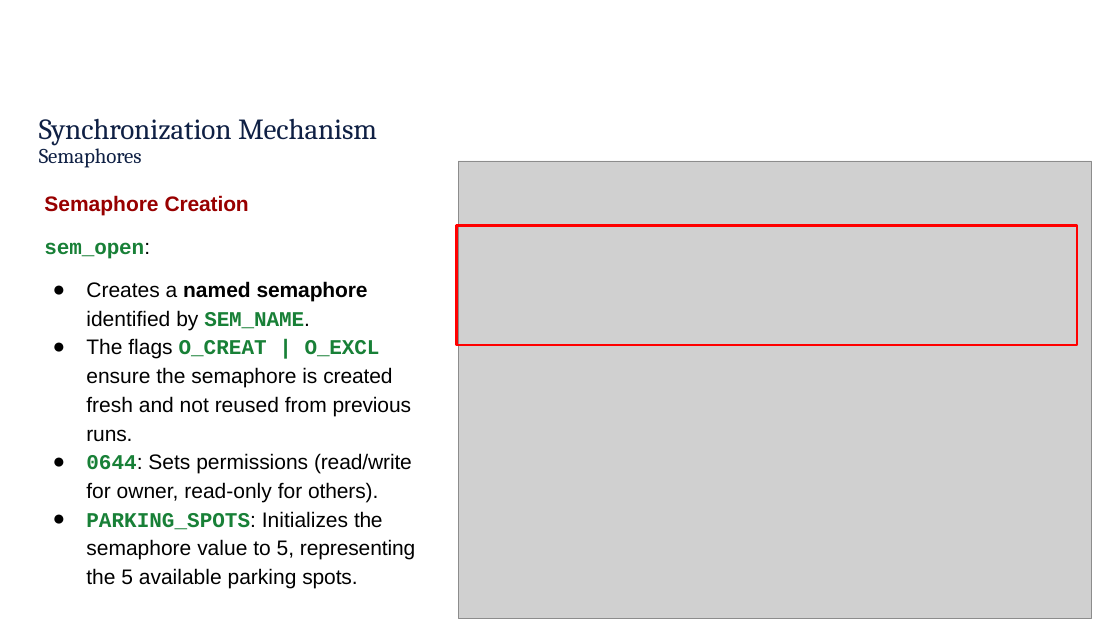
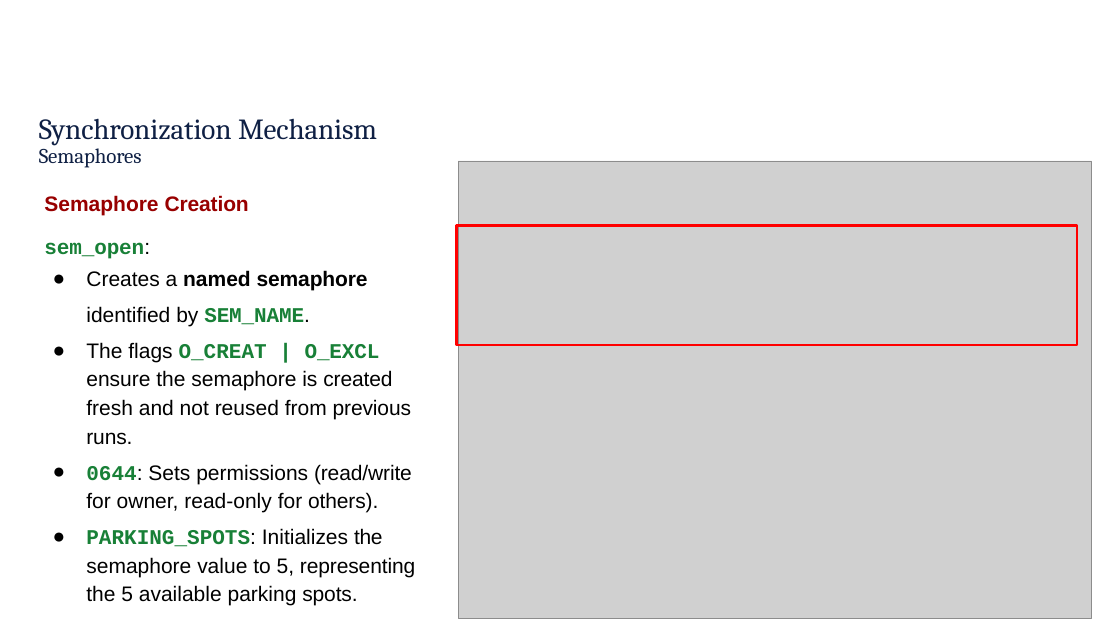
Before and after one commit to rbjohns8/CSC362-Spring-2026, a slide deck: slide 30 of Lecture Slides/19 - Thread Synchronization Mechanisms.pptx. Drawn at 1120x630 pixels with LibreOffice and Linux fonts; fonts in the diff are those of the drawing; grey boxes stand for pictures; background and template pictures are left out. Boxes give left, top, right and bottom in pixels: in the first picture for what was removed or moved away, otherwise in the second. Text is boxed around its words. In the diff, an @@ line names an element or a change of style, - is before the commit and + after.

```diff
--- a/Lecture Slides/19 - Thread Synchronization Mechanisms.pptx
+++ b/Lecture Slides/19 - Thread Synchronization Mechanisms.pptx
@@ text at (86,270,412,513): less space between paragraphs; more space between paragraphs @@
```
Also in this commit, not shown: 14 other slides changed, 1 other file.
